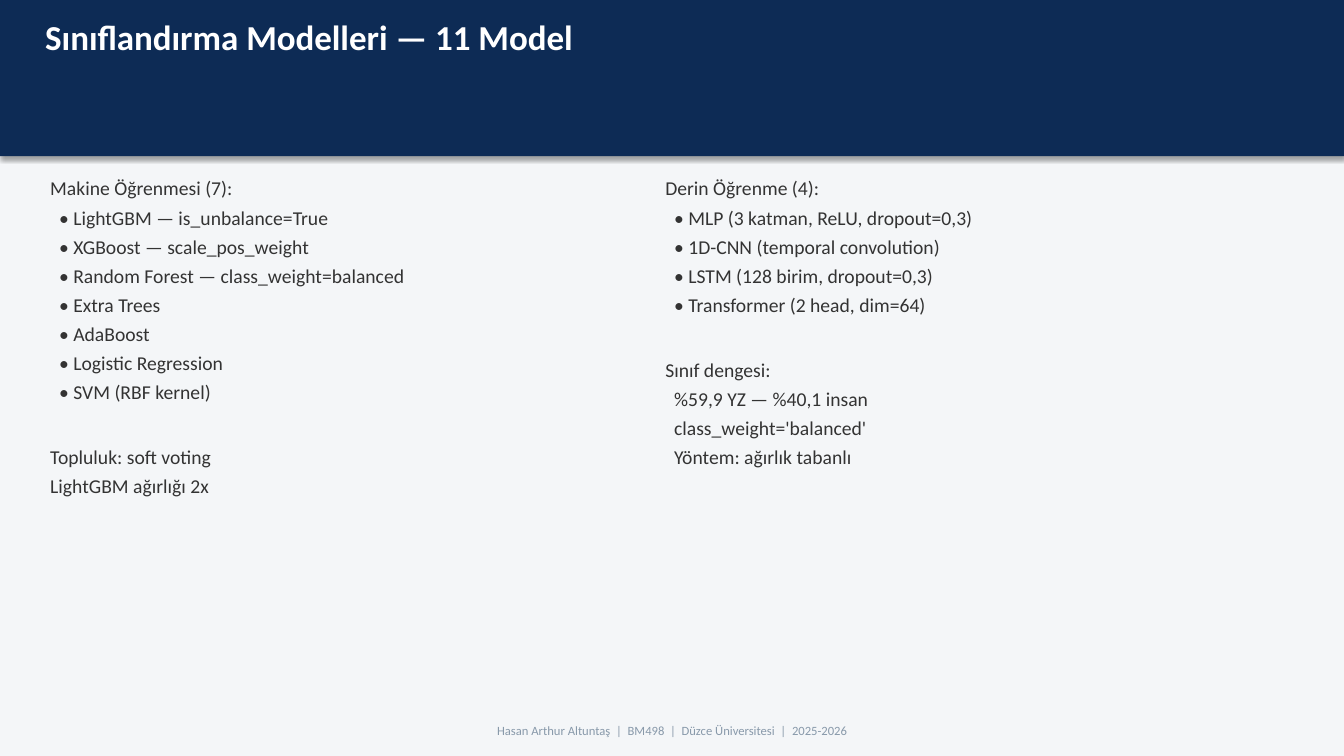
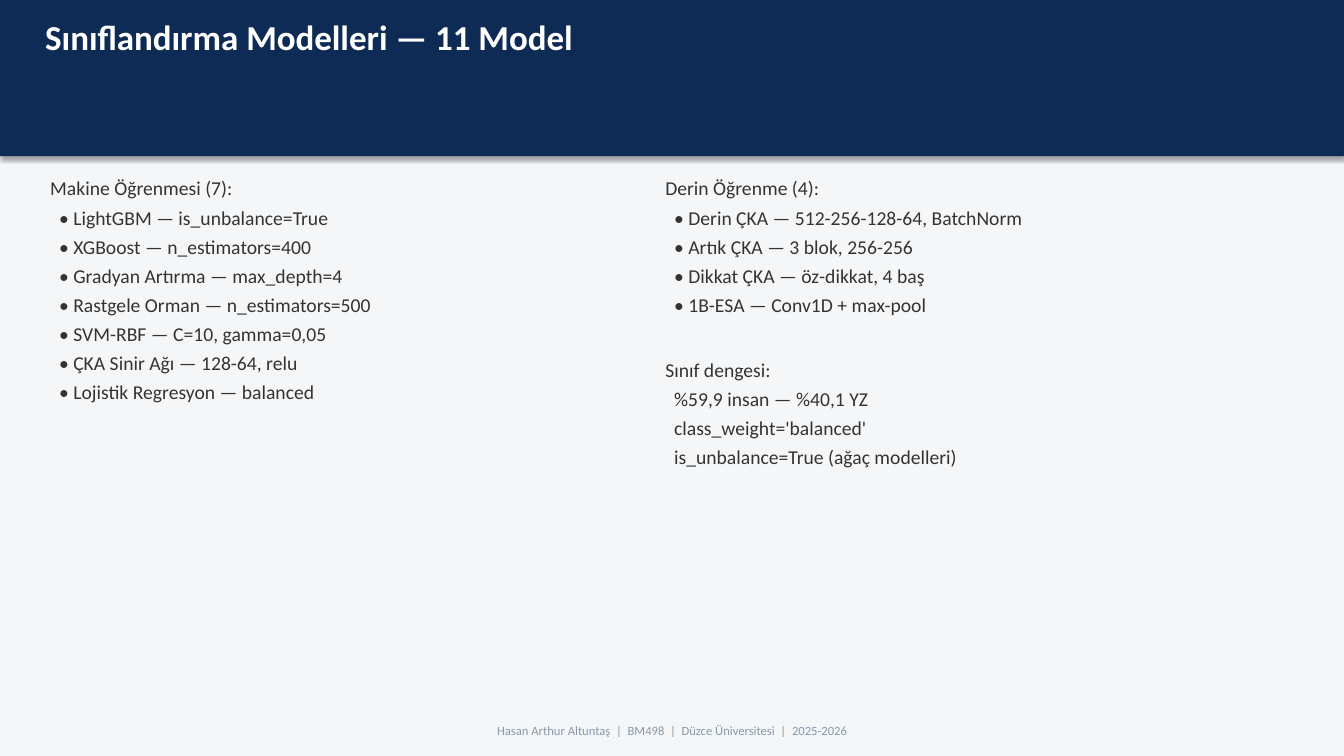
Before and after one commit to Rtur2003/CrownCode, a slide deck: slide 16 of docs/academic/TeslimEdilecekler/Sunumlar/AURIS_Tum_Sunumlar_Birlesik.pptx. Drawn at 1344x756 pixels with LibreOffice and Linux fonts; fonts in the diff are those of the drawing. Boxes give left, top, right and bottom in pixels: in the first picture for what was removed or moved away, otherwise in the second. Text is boxed around its words. In the diff, an @@ line names an element or a change of style, - is before the commit and + after.

```diff
--- a/docs/academic/TeslimEdilecekler/Sunumlar/AURIS_Tum_Sunumlar_Birlesik.pptx
+++ b/docs/academic/TeslimEdilecekler/Sunumlar/AURIS_Tum_Sunumlar_Birlesik.pptx
@@ text at box(688, 211, 1022, 315): text changed @@
-• MLP (3 katman, ReLU, dropout=0,3)
-• 1D-CNN (temporal convolution)
-• LSTM (128 birim, dropout=0,3)
-• Transformer (2 head, dim=64)
+• Derin ÇKA — 512-256-128-64, BatchNorm
+• Artık ÇKA — 3 blok, 256-256
+• Dikkat ÇKA — öz-dikkat, 4 baş
+• 1B-ESA — Conv1D + max-pool
@@ text at box(73, 240, 371, 403): text changed @@
-• XGBoost — scale_pos_weight
-• Random Forest — class_weight=balanced
-• Extra Trees
-• AdaBoost
-• Logistic Regression
-• SVM (RBF kernel)
-Topluluk: soft voting
-LightGBM ağırlığı 2x
+• XGBoost — n_estimators=400
+• Gradyan Artırma — max_depth=4
+• Rastgele Orman — n_estimators=500
+• SVM-RBF — C=10, gamma=0,05
+• ÇKA Sinir Ağı — 128-64, relu
+• Lojistik Regresyon — balanced
@@ text at box(674, 392, 868, 408): text changed @@
-%59,9 YZ — %40,1 insan
+%59,9 insan — %40,1 YZ
@@ text at box(674, 450, 956, 468): text changed @@
-Yöntem: ağırlık tabanlı
+is_unbalance=True (ağaç modelleri)
```
Also in this commit, not shown: 23 other slides changed, 2 slides added, 2 slides removed, 6 other files.
